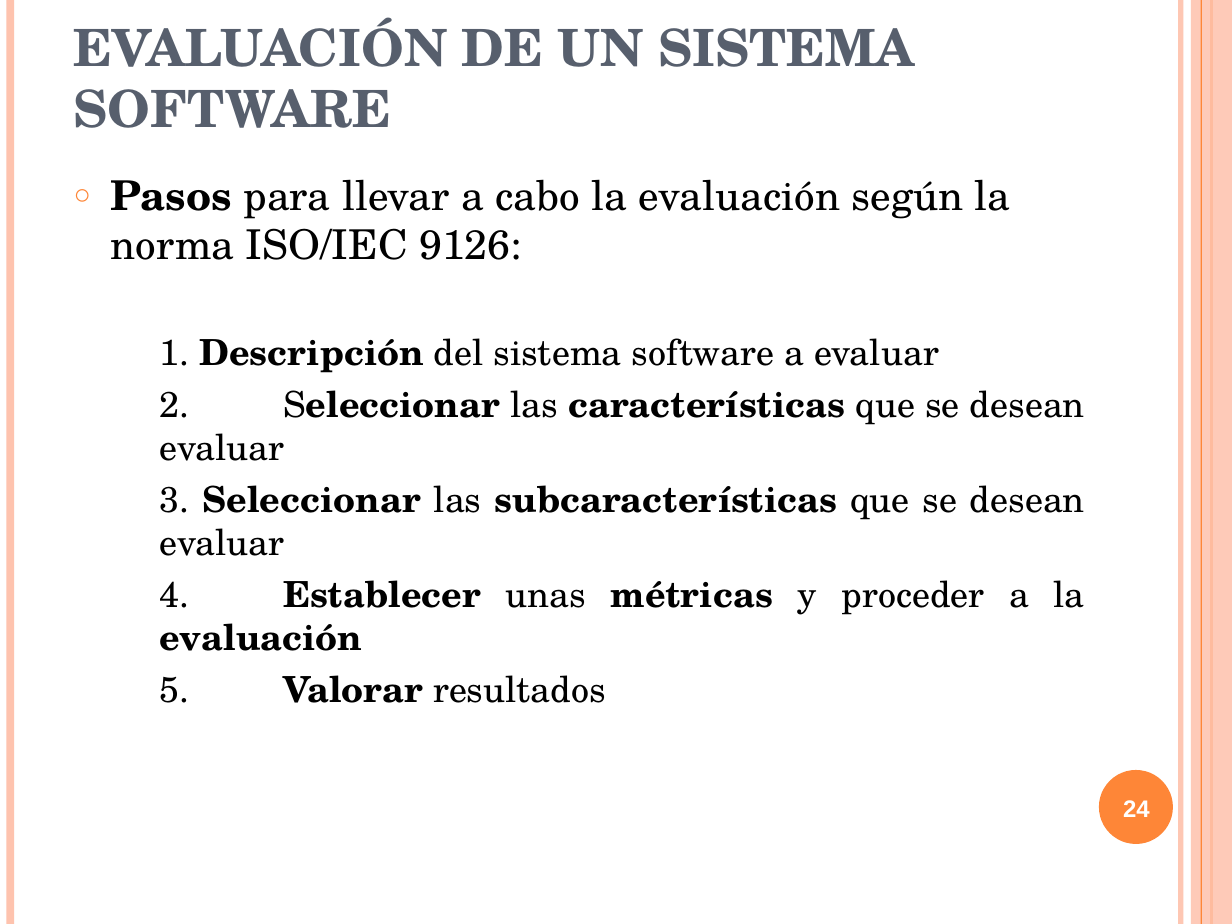
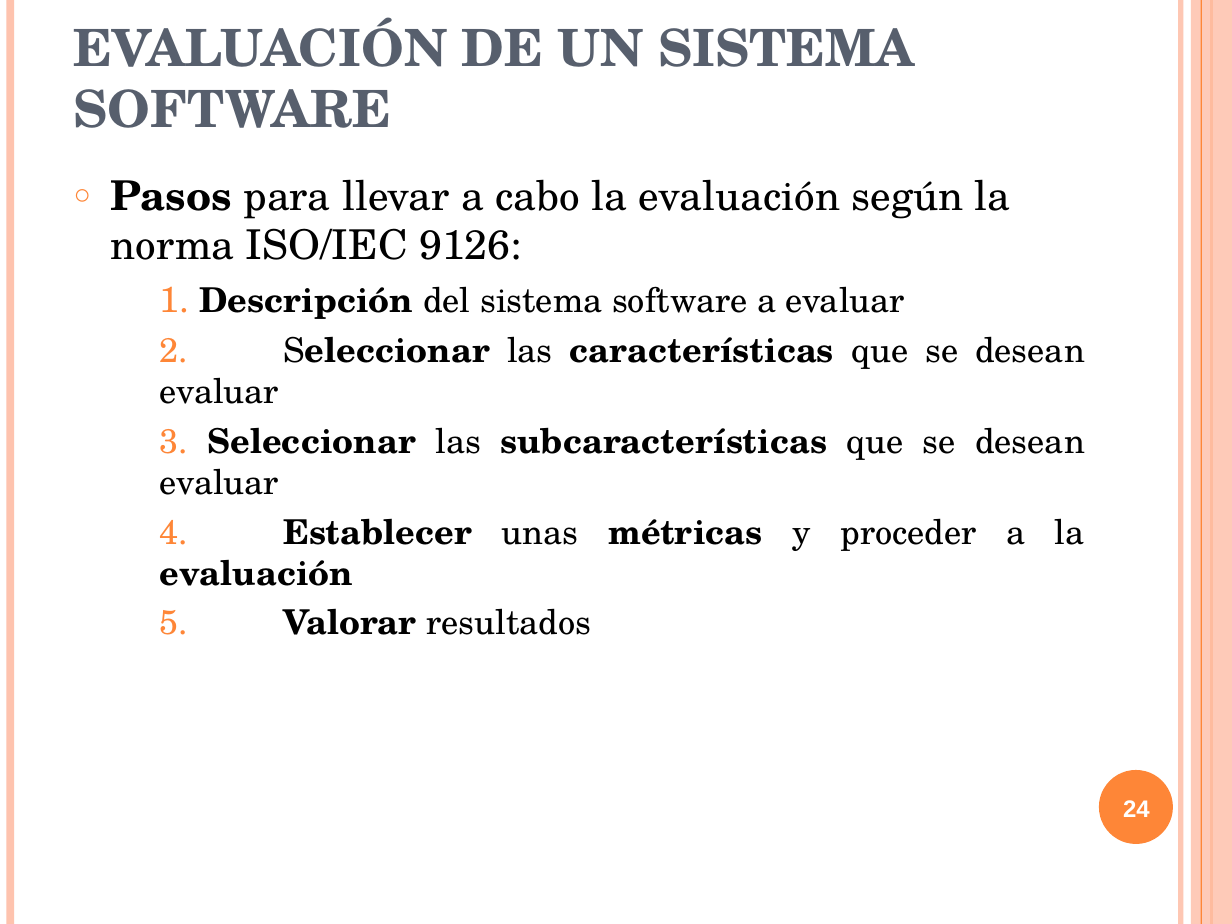
Before and after one commit to txedo/isi-auditoria, a slide deck: slide 24 of calidad/Trabajo/presentacion/presentacionCalidad.ppt. Drawn at 1232x924 pixels with LibreOffice and Linux fonts; fonts in the diff are those of the drawing. Boxes give left, top, right and bottom in pixels: in the first picture for what was removed or moved away, otherwise in the second. Text is boxed around its words. In the diff, an @@ line names an element or a change of style, - is before the commit and + after.

```diff
--- a/calidad/Trabajo/presentacion/presentacionCalidad.ppt
+++ b/calidad/Trabajo/presentacion/presentacionCalidad.ppt
@@ text at (x1=160, y1=286, x2=1085, y2=635): size 21 to 20 pt in "Descripción del sistema software a evaluar", "2. Seleccionar las características que se desean ...", "3. Seleccionar las subcaracterísticas que se desean ...", "4. Establecer unas métricas y proceder a ..." and 1 more places; text colour #000000 to #FE8637 in "1.", "2.", "3.", "4." and 1 more places @@
```
Also in this commit, not shown: 5 other slides changed, 10 slides added.
